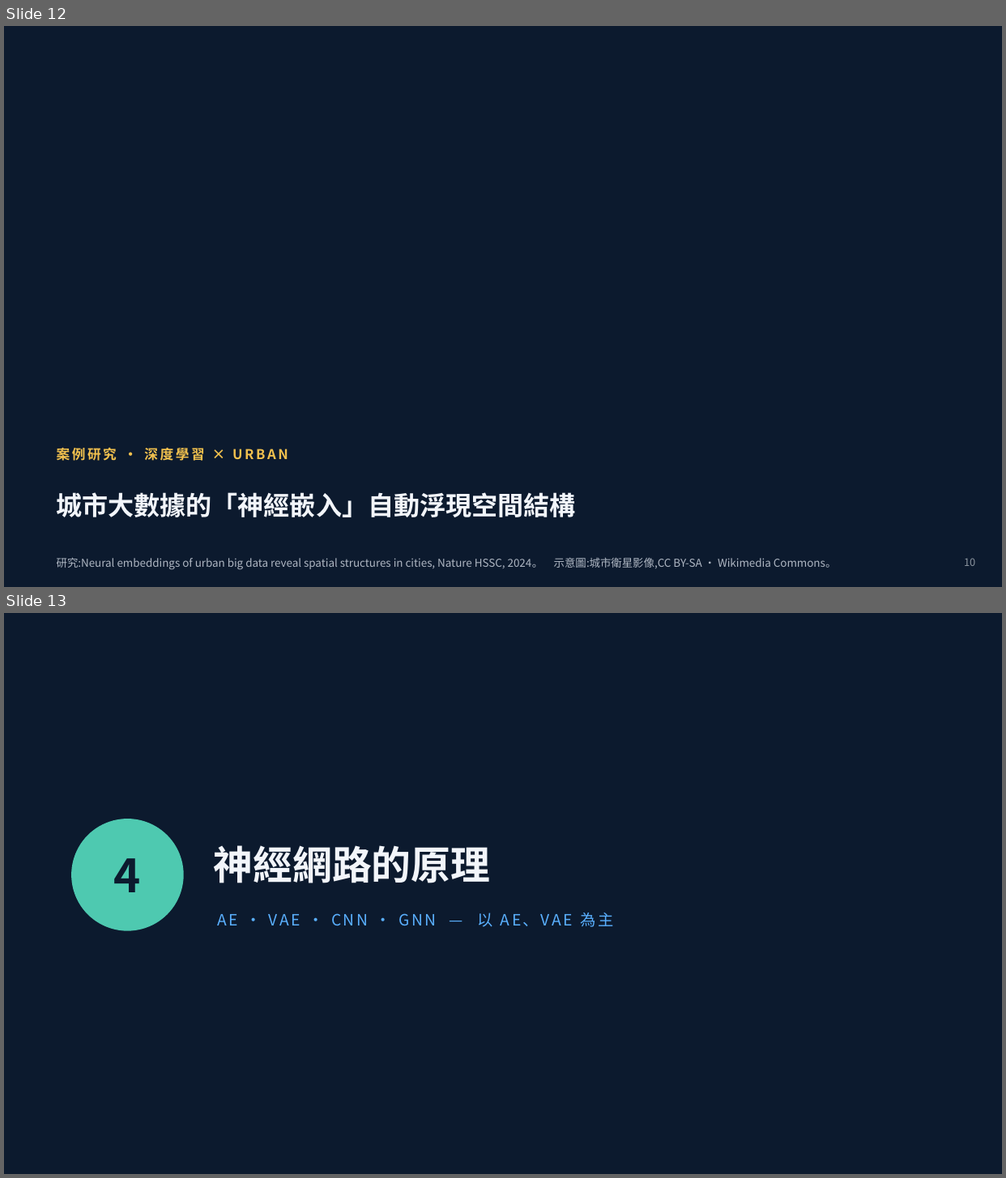
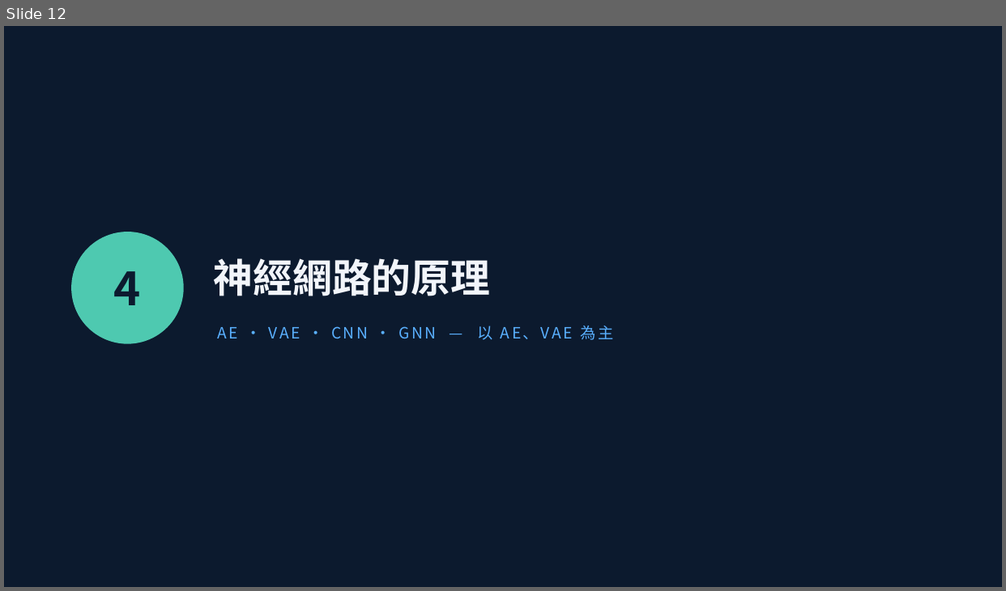
Before and after one commit to scott-lbx/ws-df26-w18, a slide deck: 07_Latent_Urban/潛空間教學簡報.pptx. Shown one above the other, each under a label of ours: slides 12 and 13 before the commit, slide 12 after it. The pictures are 1006x1178 and 1006x591 pixels, drawn with LibreOffice and Linux fonts; fonts in the diff are those of the drawing; background and template pictures are left out. Boxes give left, top, right and bottom in pixels: in the first picture for what was removed or moved away, otherwise in the second. Text is boxed around its words. In the diff, an @@ line names an element or a change of style, - is before the commit and + after.

```diff
--- a/07_Latent_Urban/潛空間教學簡報.pptx
+++ b/07_Latent_Urban/潛空間教學簡報.pptx
@@ slide 12 removed at (4,26,1002,587), background picture (left out) @@
@@ rectangle removed at (4,426,1002,587) @@
@@ text removed at (57,447,288,461) @@
-案例研究 · 深度學習 × URBAN
@@ text removed at (57,493,576,518) @@
-城市大數據的「神經嵌入」自動浮現空間結構
@@ text removed at (57,557,837,570) @@
-研究:Neural embeddings of urban big data reveal spatial structures in cities, Nature HSSC, 2024。 示意圖:城市衛星影像,CC BY-SA · Wikimedia Commons。
@@ text removed at (964,558,975,566) @@
-10
@@ what was slide 13 is now slide 12 @@
```
Also in this commit, not shown: 3 slides changed, 4 other slides removed, 1 other file.
